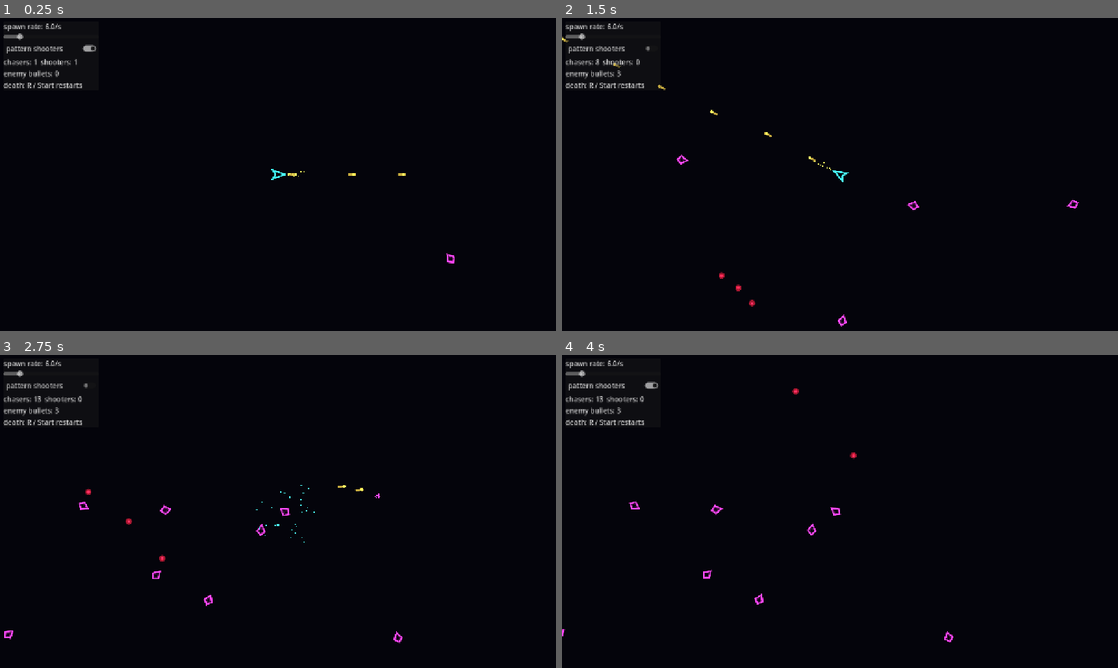
Above: before the commit, frames 1-4 (two rows, left to right).
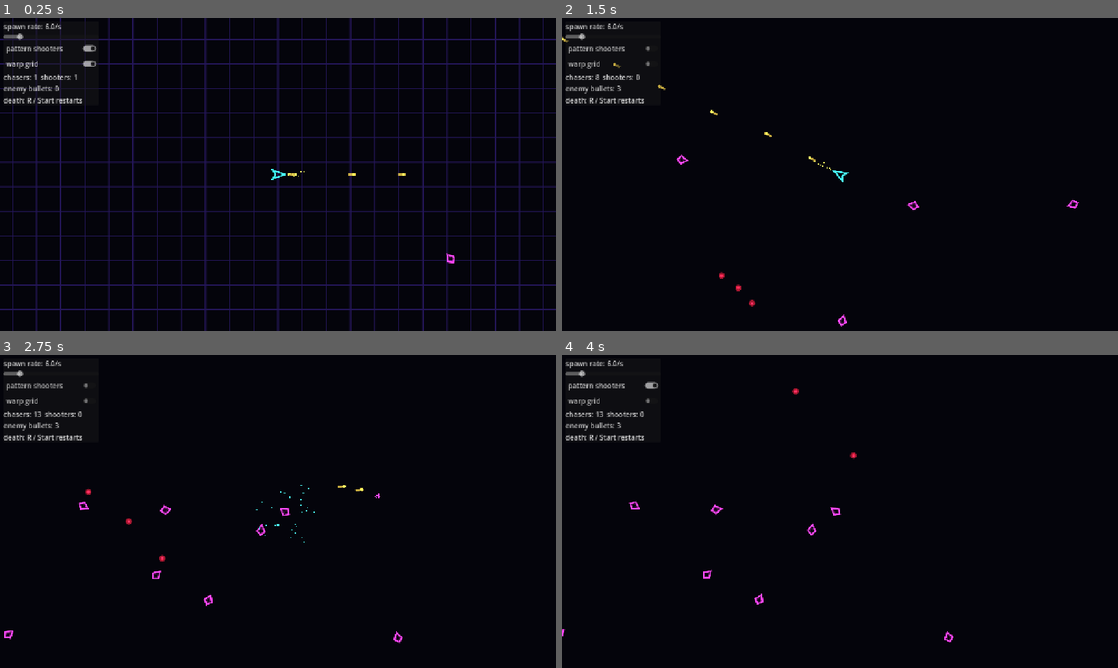
Above: after the commit, the same moments.

Repository: Rudoludo/Geometry-Tubbu
Game: Godot game, scene res://main.tscn
Same seed, same stepped clock (60 frames per second), same inputs: the game is played once before the commit and once after it.
Inputs (mouse positions are in pixels of both pictures, inside the frame that each line leads up to):
- Up to frame 1 (0.25 s): no input
- Up to frame 2 (1.5 s): click (612, 64) at 0.5 s, where only the run after the commit has a clickable "warp grid"; click "pattern shooters" at 1.25 s
- Up to frame 3 (2.75 s): tap Enter at 2 s; move the mouse to (400, 495) at 2.02 s; hold D (move_right) from 2.03 s (still down); tap Space (dash) at 2.1 s; click (400, 495) at 2.17 s
- Up to frame 4 (4 s): release D (move_right) at 2.75 s; drag from (728, 527) to (812, 574) at 2.77 s; move the mouse to (895, 442) at 3.52 s; hold D (move_right) from 3.53 s (still down); hold Shift from 3.53 s (still down); tap Space (dash) at 3.8 s

The runs differ from the first frame. In frame 1, 10% of the frame differs, in the area x 0-100%, y 0-100%; in frame 2, 0.8%; in frame 3, 0.8%; in frame 4, 0.8%.

Commit message:
CP 1.7: reactive warp-grid background
Spring-mass warp grid (the GW stage presence) as pure SoA math + a thin node:
- WarpGrid (game/fx/, RefCounted, unit-tested): Hoffman/Shape-Blaster model —
  pull-only neighbour springs propagate ripples, weak home anchor + velocity
  damping settle it flat, border points pinned to the arena walls. Frame-based
  step; explosive/implosive/directed impulses add straight to velocity.
- GridBackground (Node2D, z -10): player wake (directed force), explosive
  ripples on dash rising edge / enemy_killed / player_died; one
  draw_multiline_colors pass, ripple front brightens into the HDR bloom.
- Tubbu.is_dashing() exposed for the dash poll; grid colour from PaletteResource;
  DebugPanel warp-grid toggle for A/B perf; Game flattens the mesh on restart.

Tests 94/94 (12 suites, +13 WarpGrid). Headless boot clean. Playtest pending Ludo.

Co-Authored-By: Claude Opus 4.8 <noreply@anthropic.com>

Diff:
--- /dev/null
+++ b/game/fx/grid_background.gd
@@ -0,0 +1,154 @@
+class_name GridBackground
+extends Node2D
+## The reactive warp-grid stage backdrop (CP 1.7). Owns a pure WarpGrid sim and
+## is the only thing that couples it to the world: it drives the player wake each
+## frame, fires explosive ripples on dashes / kills / deaths, and renders the
+## whole lattice in one draw_multiline_colors pass.
+##
+## Drawn far behind everything (z -10): the grid is backdrop, never foreground.
+## The readability rule still holds with room to spare — every bullet is at z 5,
+## the grid lines are thin and dim, and they only brighten (toward bloom) along a
+## ripple front, which is the whole point: "ripples sell every explosion."
+##
+## Reactions are event-driven (EventBus.enemy_killed / player_died) plus a
+## per-frame poll of each player's velocity and dash state, so nothing else has
+## to know the grid exists.
+
+const Z_BEHIND_ALL := -10
+
+# --- Look (CP 1.8 may lift these into the debug panel) ----------------------
+const SPACING := 56.0            ## target px between grid lines
+const LINE_WIDTH := 1.5
+## Displacement → extra brightness. A point pushed this far from home reaches the
+## full boost; the blue channel of grid_color then crosses 1.0 and the ripple
+## front blooms through the HDR glow. Calm grid stays dim backdrop.
+const DISP_FULL := 26.0          ## px of displacement for max brightness
+const MAX_BRIGHTNESS := 3.4      ## multiplier on grid_color at a peak ripple
+
+# --- Reaction strengths (px/frame velocity kicks; radii in px) --------------
+const WAKE_SCALE := 0.010        ## fraction of player px/s velocity pushed per frame
+const WAKE_RADIUS := 110.0
+const KILL_FORCE := 6.0
+const KILL_RADIUS := 150.0
+const DASH_FORCE := 15.0
+const DASH_RADIUS := 200.0
+const DEATH_FORCE := 28.0
+const DEATH_RADIUS := 340.0
+
+## Injected by Game (asset + co-op rules): grid color comes from the palette,
+## players are an index-addressed array, never a singleton.
+var palette: PaletteResource
+var players: Array[Tubbu] = []
+
+var _grid: WarpGrid
+## Rising-edge latch per player so one dash fires exactly one ripple.
+var _was_dashing: Array[bool] = []
+## Preallocated draw buffers, sized once — the per-frame draw never reallocates.
+## draw_multiline_colors wants ONE colour per segment (2 points per colour), so
+## _seg_colors is half the length of _seg_points.
+var _seg_points := PackedVector2Array()
+var _seg_colors := PackedColorArray()
+var _point_bright := PackedFloat32Array()
+
+
+## Builds the lattice to fill `bounds`. Called by Game before play starts.
+func setup(bounds: Rect2) -> void:
+	_grid = WarpGrid.new(bounds, SPACING)
+	# One segment == 2 endpoints, one colour; edges = right + down neighbour links.
+	var edge_count := (_grid.cols - 1) * _grid.rows + _grid.cols * (_grid.rows - 1)
+	_seg_points.resize(edge_count * 2)
+	_seg_colors.resize(edge_count)
+	_point_bright.resize(_grid.point_count())
+
+
+func _ready() -> void:
+	z_index = Z_BEHIND_ALL
+	top_level = true  # lattice is authored in world space (arena-centred), like the trail
+	# A kill ripples where the enemy popped; a death is the big slam at the ship.
+	EventBus.enemy_killed.connect(_on_enemy_killed)
+	EventBus.player_died.connect(_on_player_died)
+
+
+func _process(_delta: float) -> void:
+	if _grid == null:
+		return
+	_drive_players()
+	_grid.step()
+	queue_redraw()
+
+
+## Per-frame player coupling: a velocity wake while flying, and a one-shot
+## explosive on the rising edge of each dash (the design calls out dashes).
+func _drive_players() -> void:
+	# Game shares its _players array with us before it spawns into it, so the
+	# latch is sized lazily here (new slots default to false = "wasn't dashing").
+	if _was_dashing.size() != players.size():
+		_was_dashing.resize(players.size())
+	for index in players.size():
+		var player := players[index]
+		if player == null or not player.is_alive():
+			_was_dashing[index] = false
+			continue
+		var dashing := player.is_dashing()
+		if dashing and not _was_dashing[index]:
+			_grid.apply_explosive_force(player.global_position, DASH_FORCE, DASH_RADIUS)
+		_was_dashing[index] = dashing
+		if player.velocity != Vector2.ZERO:
+			_grid.apply_directed_force(
+					player.global_position, player.velocity * WAKE_SCALE, WAKE_RADIUS)
+
+
+func _on_enemy_killed(at: Vector2) -> void:
+	if _grid != null:
+		_grid.apply_explosive_force(at, KILL_FORCE, KILL_RADIUS)
+
+
+## player_died carries only the index (co-op rule); read the death position off
+## the ship, which is still where it fell at the moment the signal fires.
+func _on_player_died(index: int) -> void:
+	if _grid == null or index < 0 or index >= players.size():
+		return
+	var player := players[index]
+	if player != null:
+		_grid.apply_explosive_force(player.global_position, DEATH_FORCE, DEATH_RADIUS)
+
+
+## Flatten the mesh — called by Game on restart so the revive starts clean.
+func reset() -> void:
+	if _grid != null:
+		_grid.reset()
+	_was_dashing.fill(false)
+
+
+func _draw() -> void:
+	if _grid == null or palette == null:
+		return
+	var base := palette.grid_color
+	# Per-point brightness from how far each node is shoved off home — computed
+	# once, then each segment takes the brighter of its two endpoints so a ripple
+	# front lights the whole line (and crosses 1.0 into bloom at a peak).
+	for i in _grid.point_count():
+		var disp := _grid.point(i).distance_to(_grid.home(i))
+		_point_bright[i] = 1.0 + minf(disp / DISP_FULL, 1.0) * (MAX_BRIGHTNESS - 1.0)
+	# Lay every right- and down-edge into the preallocated buffers (2 points +
+	# 1 colour per segment), in build order, then draw the lattice in one call.
+	var p := 0
+	var s := 0
+	for r in _grid.rows:
+		for c in _grid.cols:
+			var i := _grid.idx(c, r)
+			if c + 1 < _grid.cols:
+				var j := i + 1
+				_seg_points[p] = _grid.point(i)
+				_seg_points[p + 1] = _grid.point(j)
+				_seg_colors[s] = base * maxf(_point_bright[i], _point_bright[j])
+				p += 2
+				s += 1
+			if r + 1 < _grid.rows:
+				var j := i + _grid.cols
+				_seg_points[p] = _grid.point(i)
+				_seg_points[p + 1] = _grid.point(j)
+				_seg_colors[s] = base * maxf(_point_bright[i], _point_bright[j])
+				p += 2
+				s += 1
+	draw_multiline_colors(_seg_points, _seg_colors, LINE_WIDTH, true)
--- /dev/null
+++ b/game/fx/warp_grid.gd
@@ -0,0 +1,200 @@
+class_name WarpGrid
+extends RefCounted
+## Spring-mass "warp grid" — the Geometry Wars signature stage presence (CP 1.7).
+## A lattice of point masses: each is linked to its grid neighbours by a pull-only
+## spring and to its home cell by a weak anchor pull, integrated with damping, so
+## the mesh ripples on impulse and always settles back flat. Pure math — no nodes,
+## no rendering, no Godot frame coupling — so the integration and the three force
+## primitives are unit-tested; GridBackground owns the world wiring and draws it.
+##
+## Storage is struct-of-arrays (parallel Packed*Arrays), the same shape as the
+## BulletManager pool: flat-indexable, allocation-free per frame, and cheap to
+## walk in one draw pass. Border points are pinned (inv_mass 0) so the frame
+## never sags inward and the lattice stays anchored to the arena walls.
+##
+## The step is FRAME-BASED (one step == one 60 fps frame), not dt-scaled: stiff
+## explicit springs blow up under variable dt, and a background ripple slowing
+## with the framerate is invisible anyway. GridBackground calls step() once per
+## _process. Impulses add straight to velocity (an instantaneous kick fired
+## between frames), per the Shape Blaster / Hoffman warp-grid model.
+
+# --- Sim tuning (feel knobs; CP 1.8 may lift the look ones into the panel) ---
+const SPRING_STIFFNESS := 0.28   ## neighbour pull when stretched past rest
+const SPRING_DAMP := 0.06        ## damps relative motion along a neighbour spring
+const ANCHOR_STIFFNESS := 0.012  ## weak pull toward home — guarantees it settles flat
+const VEL_DAMP := 0.95           ## velocity retained per frame (bleeds ripples off)
+## A point is snapped fully to rest only when it is BOTH crawling AND already
+## near home — so the weak anchor never freezes a node parked off its cell.
+const REST_VEL_EPS_SQ := 0.25    ## px²/frame² velocity threshold
+const REST_POS_EPS_SQ := 1.0     ## px² distance-to-home threshold
+
+var cols := 0
+var rows := 0
+
+# Parallel point arrays (flat index = row * cols + col).
+var _home := PackedVector2Array()
+var _pos := PackedVector2Array()
+var _vel := PackedVector2Array()
+var _inv_mass := PackedFloat32Array()  ## 0 == pinned border, 1 == free interior
+var _acc := PackedVector2Array()        ## reused force accumulator (no per-frame alloc)
+
+# Neighbour springs as flat edge lists (built once).
+var _edge_a := PackedInt32Array()
+var _edge_b := PackedInt32Array()
+var _edge_len := PackedFloat32Array()
+
+
+## Builds a lattice flush to `bounds`, spaced ~`spacing` px. The exact step is
+## fitted so the border points land on the bounds (the arena walls); `spacing` is
+## only the target density.
+func _init(bounds: Rect2, spacing: float) -> void:
+	cols = maxi(2, int(round(bounds.size.x / spacing)) + 1)
+	rows = maxi(2, int(round(bounds.size.y / spacing)) + 1)
+	var step := Vector2(bounds.size.x / (cols - 1), bounds.size.y / (rows - 1))
+	var n := cols * rows
+	_home.resize(n)
+	_pos.resize(n)
+	_vel.resize(n)
+	_inv_mass.resize(n)
+	_acc.resize(n)
+	for r in rows:
+		for c in cols:
+			var i := r * cols + c
+			var home := bounds.position + Vector2(c * step.x, r * step.y)
+			_home[i] = home
+			_pos[i] = home
+			_vel[i] = Vector2.ZERO
+			# Pin the border so the lattice can't drift off the arena walls.
+			var pinned := c == 0 or c == cols - 1 or r == 0 or r == rows - 1
+			_inv_mass[i] = 0.0 if pinned else 1.0
+	# Structural springs: one to the right neighbour, one down. Each interior
+	# edge is shared, so this covers the whole lattice without duplicates.
+	for r in rows:
+		for c in cols:
+			var i := r * cols + c
+			if c + 1 < cols:
+				_add_edge(i, i + 1, step.x)
+			if r + 1 < rows:
+				_add_edge(i, i + cols, step.y)
+
+
+func _add_edge(a: int, b: int, rest_len: float) -> void:
+	_edge_a.append(a)
+	_edge_b.append(b)
+	_edge_len.append(rest_len)
+
+
+## Advances the whole mesh one frame: neighbour springs propagate ripples, then
+## each free point gets a weak pull home, velocity damping, and integration.
+func step() -> void:
+	_acc.fill(Vector2.ZERO)
+	for e in _edge_a.size():
+		var a := _edge_a[e]
+		var b := _edge_b[e]
+		var rest := _edge_len[e]
+		var delta := _pos[a] - _pos[b]
+		var dist := delta.length()
+		# Pull-only: a stretched spring tugs its ends together; the home anchor
+		# handles compression. dist == 0 can't be stretched, so skip it.
+		if dist <= rest or dist == 0.0:
+			continue
+		var x := delta * ((dist - rest) / dist)        # displacement beyond rest
+		var dv := _vel[b] - _vel[a]
+		var force := x * SPRING_STIFFNESS - dv * SPRING_DAMP
+		_acc[a] -= force * _inv_mass[a]
+		_acc[b] += force * _inv_mass[b]
+	for i in _pos.size():
+		if _inv_mass[i] == 0.0:
+			continue  # pinned border never moves
+		_acc[i] += (_home[i] - _pos[i]) * ANCHOR_STIFFNESS
+		var v := (_vel[i] + _acc[i]) * VEL_DAMP
+		_pos[i] += v
+		# Latch fully flat once it's both slow and home, else keep creeping in.
+		if v.length_squared() < REST_VEL_EPS_SQ \
+				and _pos[i].distance_squared_to(_home[i]) < REST_POS_EPS_SQ:
+			_pos[i] = _home[i]
+			v = Vector2.ZERO
+		_vel[i] = v
+
+
+## Push free points away from `at`, strongest at the centre, zero past `radius`.
+## The discrete kill/dash/death ripple. Adds to velocity (instantaneous kick).
+func apply_explosive_force(at: Vector2, force: float, radius: float) -> void:
+	if radius <= 0.0:
+		return
+	var r_sq := radius * radius
+	for i in _pos.size():
+		if _inv_mass[i] == 0.0:
+			continue
+		var off := _pos[i] - at
+		var d_sq := off.length_squared()
+		if d_sq >= r_sq or d_sq == 0.0:
+			continue  # outside the blast, or exactly on it (no direction)
+		var dist := sqrt(d_sq)
+		_vel[i] += (off / dist) * force * (1.0 - dist / radius)
+
+
+## Pull free points toward `at` (the inverse of explosive) — kept for symmetry
+## and future black-hole-style wells; not wired to an event yet.
+func apply_implosive_force(at: Vector2, force: float, radius: float) -> void:
+	if radius <= 0.0:
+		return
+	var r_sq := radius * radius
+	for i in _pos.size():
+		if _inv_mass[i] == 0.0:
+			continue
+		var off := _pos[i] - at
+		var d_sq := off.length_squared()
+		if d_sq >= r_sq or d_sq == 0.0:
+			continue
+		var dist := sqrt(d_sq)
+		_vel[i] -= (off / dist) * force * (1.0 - dist / radius)
+
+
+## Shove free points near `at` along `force_vec` — the player's wake. No
+## direction singularity (the push is the supplied vector), so it's safe to apply
+## every frame as the ship flies through.
+func apply_directed_force(at: Vector2, force_vec: Vector2, radius: float) -> void:
+	if radius <= 0.0:
+		return
+	var r_sq := radius * radius
+	for i in _pos.size():
+		if _inv_mass[i] == 0.0:
+			continue
+		var d_sq := (_pos[i] - at).length_squared()
+		if d_sq >= r_sq:
+			continue
+		_vel[i] += force_vec * (1.0 - sqrt(d_sq) / radius)
+
+
+## Snap the whole mesh flat and still — used on restart so a revive starts clean.
+func reset() -> void:
+	for i in _pos.size():
+		_pos[i] = _home[i]
+		_vel[i] = Vector2.ZERO
+
+
+# --- Read access (drawing + tests) ------------------------------------------
+
+func point_count() -> int:
+	return _pos.size()
+
+
+func idx(col: int, row: int) -> int:
+	return row * cols + col
+
+
+func point(i: int) -> Vector2:
+	return _pos[i]
+
+
+func home(i: int) -> Vector2:
+	return _home[i]
+
+
+func velocity(i: int) -> Vector2:
+	return _vel[i]
+
+
+func is_pinned(i: int) -> bool:
+	return _inv_mass[i] == 0.0
--- a/game/game.gd
+++ b/game/game.gd
@@ -16,6 +16,7 @@
 const PALETTE: PaletteResource = preload("res://assets/palettes/default_palette.tres")
 
 var arena: Arena
+var grid: GridBackground
 var camera: ArenaCamera
 var bullet_manager: BulletManager
 var spawner: SandboxSpawner
@@ -31,6 +32,15 @@
 	arena = Arena.new()
 	arena.palette = PALETTE
 	add_child(arena)
+
+	# Reactive warp-grid backdrop (CP 1.7): a spring mesh drawn far behind
+	# everything (z -10). It shares the same _players array reference Game fills
+	# below — by the time it ripples on a wake/dash/death, player 0 is in it.
+	grid = GridBackground.new()
+	grid.palette = PALETTE
+	grid.players = _players
+	grid.setup(arena.bounds())
+	add_child(grid)
 
 	# One manager for every projectile in the scene — player shots and (CP 1.5)
 	# enemy bullets. It self-sets a high z_index so bullets draw ABOVE the ships:
@@ -76,6 +86,7 @@
 	debug_panel.spawner = spawner
 	debug_panel.pattern_spawner = pattern_spawner
 	debug_panel.bullet_manager = bullet_manager
+	debug_panel.grid = grid
 	add_child(debug_panel)
 
 
@@ -97,6 +108,7 @@
 	bullet_manager.clear()  # wipes both bands — no stray enemy orb kills the revive
 	spawner.clear()
 	pattern_spawner.clear()
+	grid.reset()  # flatten the mesh so the revive starts on a calm board
 	for player in _players:
 		player.revive(arena.bounds().get_center())
 
--- a/game/player/tubbu.gd
+++ b/game/player/tubbu.gd
@@ -123,6 +123,12 @@
 	return _dash.is_invulnerable()
 
 
+## The dash impulse window (CP 1.7). The grid backdrop polls this rising edge to
+## ripple on each dash; nothing about the kill gate routes through it.
+func is_dashing() -> bool:
+	return _dash.is_dashing()
+
+
 func is_alive() -> bool:
 	return _alive
 
--- a/game/ui/debug_panel.gd
+++ b/game/ui/debug_panel.gd
@@ -8,6 +8,7 @@
 var spawner: SandboxSpawner  # injected by Game
 var pattern_spawner: PatternSpawner  # injected by Game
 var bullet_manager: BulletManager  # injected by Game
+var grid: GridBackground  # injected by Game — toggled for A/B perf checks
 
 var _rate_label: Label
 var _count_label: Label
@@ -39,6 +40,12 @@
 	shooters_toggle.toggled.connect(_on_shooters_toggled)
 	column.add_child(shooters_toggle)
 
+	var grid_toggle := CheckButton.new()
+	grid_toggle.text = "warp grid"
+	grid_toggle.button_pressed = grid.visible
+	grid_toggle.toggled.connect(_on_grid_toggled)
+	column.add_child(grid_toggle)
+
 	_count_label = Label.new()
 	column.add_child(_count_label)
 	var hint := Label.new()
@@ -61,6 +68,13 @@
 		pattern_spawner.clear()
 
 
+## Hide AND stop processing the grid, so toggling it off is a true A/B for the
+## perf check (no hidden sim cost while comparing framerates).
+func _on_grid_toggled(pressed: bool) -> void:
+	grid.visible = pressed
+	grid.set_process(pressed)
+
+
 func _on_rate_changed(value: float) -> void:
 	spawner.spawn_rate = value
 	_refresh_rate_label()
--- /dev/null
+++ b/tests/test_warp_grid.gd
@@ -0,0 +1,134 @@
+extends GutTest
+## WarpGrid spring-mesh sim (CP 1.7): the pure lattice math behind the reactive
+## backdrop. Tested here — lattice build, the three force primitives, ripple
+## propagation through the neighbour springs, border pinning, and settling back
+## flat. The rendering, colours and per-frame wiring are feel/visual and live in
+## GridBackground (testing rule: pure logic only).
+
+const EPS := 0.0001
+
+
+## A small interior-rich lattice: 400x400 at 50 px → 9x9, so c,r in 1..7 are
+## genuinely interior (neighbours on all sides also interior).
+func _grid() -> WarpGrid:
+	return WarpGrid.new(Rect2(0, 0, 400, 400), 50.0)
+
+
+func test_builds_lattice_flush_to_bounds() -> void:
+	var g := _grid()
+	assert_eq(g.cols, 9, "round(400/50)+1")
+	assert_eq(g.rows, 9)
+	assert_eq(g.point_count(), 81)
+	# Corner home sits exactly on the bounds corner (border flush to the walls).
+	assert_almost_eq(g.home(g.idx(0, 0)).x, 0.0, EPS)
+	assert_almost_eq(g.home(g.idx(8, 8)).x, 400.0, EPS)
+	assert_almost_eq(g.home(g.idx(8, 8)).y, 400.0, EPS)
+
+
+func test_border_pinned_interior_free() -> void:
+	var g := _grid()
+	assert_true(g.is_pinned(g.idx(0, 0)), "corner pinned")
+	assert_true(g.is_pinned(g.idx(4, 0)), "top edge pinned")
+	assert_true(g.is_pinned(g.idx(0, 4)), "left edge pinned")
+	assert_true(g.is_pinned(g.idx(8, 4)), "right edge pinned")
+	assert_false(g.is_pinned(g.idx(4, 4)), "centre free")
+
+
+func test_flat_grid_stays_flat() -> void:
+	# No impulse → nothing should ever move (or the calm backdrop would crawl).
+	var g := _grid()
+	for _i in 10:
+		g.step()
+	var c := g.idx(4, 4)
+	assert_almost_eq(g.point(c).distance_to(g.home(c)), 0.0, EPS)
+	assert_almost_eq(g.velocity(c).length(), 0.0, EPS)
+
+
+func test_explosive_pushes_point_away_from_centre() -> void:
+	var g := _grid()
+	var at := g.home(g.idx(4, 4))
+	var p := g.idx(6, 4)  # to the right of the blast
+	g.apply_explosive_force(at, 20.0, 200.0)
+	var away := g.home(p) - at
+	assert_gt(g.velocity(p).dot(away), 0.0, "kicked away from the blast")
+
+
+func test_explosive_falls_off_with_distance() -> void:
+	var g := _grid()
+	var at := g.home(g.idx(4, 4))
+	var near := g.idx(5, 4)
+	var far := g.idx(7, 4)
+	g.apply_explosive_force(at, 20.0, 300.0)
+	assert_gt(g.velocity(near).length(), g.velocity(far).length(),
+			"closer point is shoved harder")
+
+
+func test_explosive_spares_points_beyond_radius() -> void:
+	var g := _grid()
+	var at := g.home(g.idx(1, 1))
+	var outside := g.idx(7, 7)  # ~424 px away
+	g.apply_explosive_force(at, 50.0, 100.0)
+	assert_almost_eq(g.velocity(outside).length(), 0.0, EPS, "outside the blast")
+
+
+func test_implosive_pulls_toward_centre() -> void:
+	var g := _grid()
+	var at := g.home(g.idx(4, 4))
+	var p := g.idx(6, 4)
+	g.apply_implosive_force(at, 20.0, 200.0)
+	var toward := at - g.home(p)
+	assert_gt(g.velocity(p).dot(toward), 0.0, "pulled toward the centre")
+
+
+func test_directed_force_adds_along_vector() -> void:
+	var g := _grid()
+	var p := g.idx(4, 4)
+	g.apply_directed_force(g.home(p), Vector2(10.0, 0.0), 120.0)
+	assert_gt(g.velocity(p).x, 0.0, "gains velocity along the push")
+	assert_almost_eq(g.velocity(p).y, 0.0, EPS)
+
+
+func test_border_stays_pinned_under_a_blast() -> void:
+	# A point-blank explosion on a border node must not tear the frame off the wall.
+	var g := _grid()
+	var b := g.idx(0, 4)
+	g.apply_explosive_force(g.home(b), 80.0, 200.0)
+	assert_almost_eq(g.velocity(b).length(), 0.0, EPS, "border absorbs no impulse")
+	for _i in 5:
+		g.step()
+	assert_almost_eq(g.point(b).distance_to(g.home(b)), 0.0, EPS, "border held home")
+
+
+func test_ripple_propagates_to_a_neighbour() -> void:
+	# Kick exactly one interior node (radius < spacing), then the spring should
+	# drag an initially-still interior neighbour off its home — coupling works.
+	var g := _grid()
+	var p := g.idx(4, 4)
+	var neighbour := g.idx(3, 4)
+	g.apply_directed_force(g.home(p), Vector2(25.0, 0.0), 30.0)
+	assert_almost_eq(g.velocity(neighbour).length(), 0.0, EPS, "neighbour starts still")
+	for _i in 6:
+		g.step()
+	assert_gt(g.point(neighbour).distance_to(g.home(neighbour)), 0.1,
+			"the spring pulled the neighbour along")
+
+
+func test_ripple_settles_back_flat() -> void:
+	# Damping + the home anchor must return the mesh to rest, or ripples pile up.
+	var g := _grid()
+	var p := g.idx(4, 4)
+	g.apply_explosive_force(g.home(p) - Vector2(5, 0), 30.0, 200.0)
+	for _i in 400:
+		g.step()
+	assert_lt(g.point(p).distance_to(g.home(p)), 1.0, "ripple has died down")
+	assert_almost_eq(g.velocity(p).length(), 0.0, EPS, "and come fully to rest")
+
+
+func test_reset_flattens_a_disturbed_mesh() -> void:
+	var g := _grid()
+	g.apply_explosive_force(g.home(g.idx(4, 4)), 40.0, 300.0)
+	g.step()
+	g.reset()
+	var c := g.idx(4, 4)
+	assert_almost_eq(g.point(c).distance_to(g.home(c)), 0.0, EPS, "snapped home")
+	assert_almost_eq(g.velocity(c).length(), 0.0, EPS, "and stilled")
Not shown, added: game/fx/grid_background.gd.uid
Not shown, added: game/fx/warp_grid.gd.uid
Not shown, added: tests/test_warp_grid.gd.uid
Not shown, changed: PLAN.md
